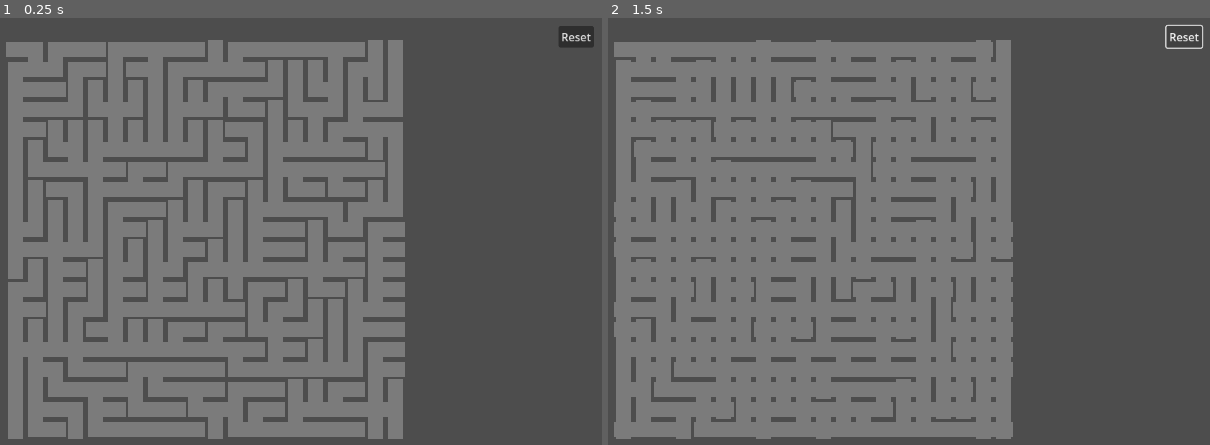
Above: before the commit, frames 1-2 (left to right).
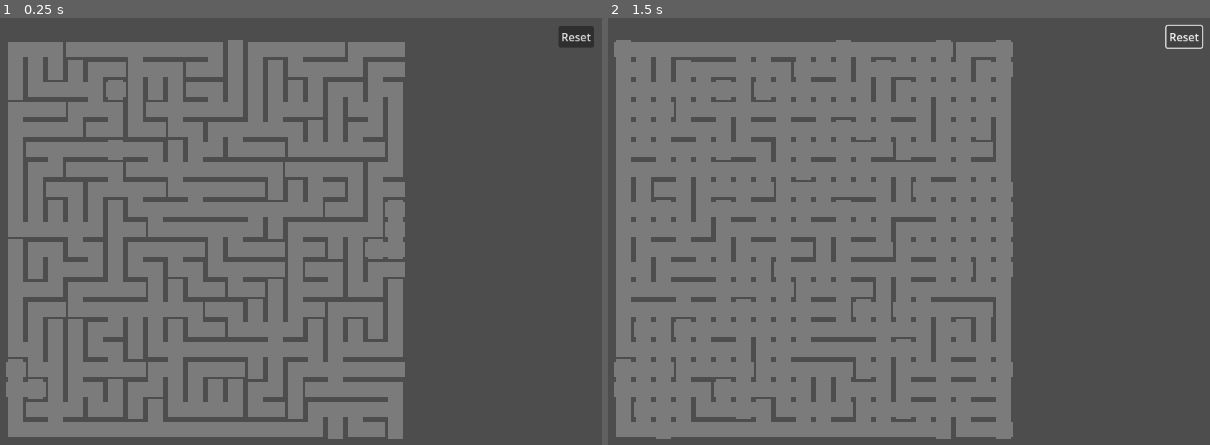
Above: after the commit, the same moments.

Repository: wangbinyq/prototypes
Game: Godot game, scene res://maze2/maze_game.tscn
Two runs of this game, one before a commit and one after it. Both use one fixed random seed, a clock stepped at 60 frames per second and the inputs below.
Inputs (mouse positions are in pixels of both pictures, inside the frame that each line leads up to):
- Up to frame 1 (0.25 s): no input
- Up to frame 2 (1.5 s): tap Enter (ui_accept) at 0.5, 0.77 s; move the mouse to (987, 218) at 0.52 s; hold Right (ui_right) 0.53-1.25 s; click (987, 218) at 0.67 s; click "Reset" at 1.25 s

The runs differ from the first frame. In frame 1, 11% of the frame differs, in the area x 0-68%, y 5-99%; in frame 2, 6.0%.

Commit message:
feat(maze): add probability-based maze generation control
- Introduce `pick_last_probability` export variable to control maze generation behavior
- Modify `generate()` function to accept probability parameter
- Implement logic to pick last active index based on probability
- Update game.gd to pass probability to maze generation

This change allows for more varied maze generation by controlling the likelihood of picking the last active cell during the generation process.

Diff:
--- a/maze2/game.gd
+++ b/maze2/game.gd
@@ -1,13 +1,14 @@
 class_name MazeGame
 extends Node3D
 
+@export var pick_last_probability := 0.5
 @export var maze_size := Vector2i(20, 20)
 @onready var visualization := $MazeVisualization
 @onready var maze: Maze
 
 func _ready() -> void:
 	maze = Maze.new(maze_size)
-	maze.generate()
+	maze.generate(pick_last_probability)
 	visualization.visualize(maze)
 
 func _on_reset_pressed() -> void:
--- a/maze2/maze.gd
+++ b/maze2/maze.gd
@@ -79,15 +79,22 @@
 			scratchpad.append(Vector3(i, MazeFlags.PassageS, MazeFlags.PassageN))
 	return scratchpad
 
-func generate() -> void:
+func generate(pick_last_probability: float) -> void:
 	var active_indices = PackedInt32Array()
 	active_indices.resize(length)
 	var first_active_index = 0
 	var last_active_index = 0
 	active_indices[first_active_index] = randi_range(0, length - 1)
 	while first_active_index <= last_active_index and last_active_index < length:
-		var random_active_index = randi_range(first_active_index, last_active_index)
-		var index = active_indices[random_active_index]
+		var pick_last = randf() < pick_last_probability
+		var random_active_index: int
+		var index: int
+		if pick_last:
+			random_active_index = 0
+			index = active_indices[last_active_index]
+		else:
+			random_active_index = randi_range(first_active_index, last_active_index)
+			index = active_indices[random_active_index]
 		var scratchpad = find_available_passages(index)
 		var available_passage_count = scratchpad.size()
 		if available_passage_count <= 1:
